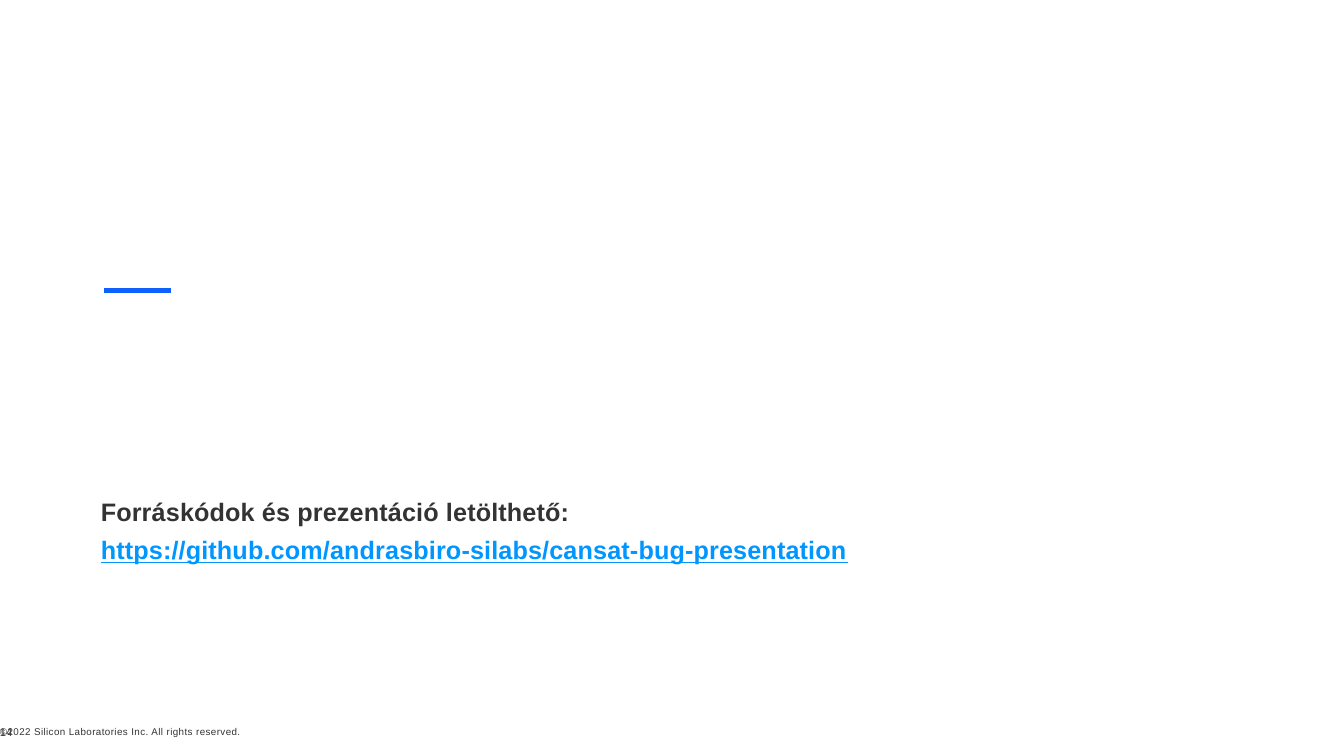
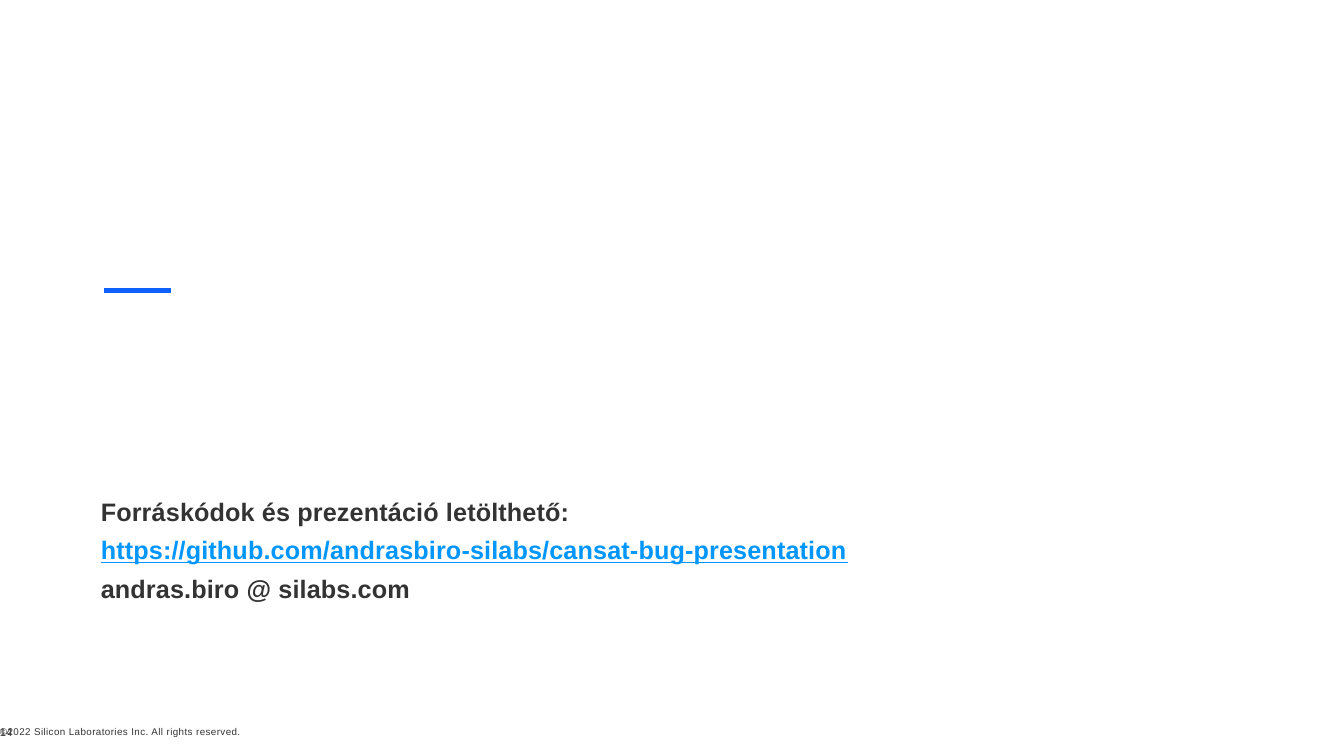
Before and after one commit to andrasbiro-silabs/cansat-bug-presentation, a slide deck: slide 14 of cansat_debug.pptx. Drawn at 1344x756 pixels with LibreOffice and Linux fonts; fonts in the diff are those of the drawing; background and template pictures are left out. Boxes give left, top, right and bottom in pixels: in the first picture for what was removed or moved away, otherwise in the second. Text is boxed around its words. In the diff, an @@ line names an element or a change of style, - is before the commit and + after.

```diff
--- a/cansat_debug.pptx
+++ b/cansat_debug.pptx
@@ text at [101,579,409,599]: paragraph added @@
+andras.biro @ silabs.com
```
Also in this commit, not shown: 1 other file.
